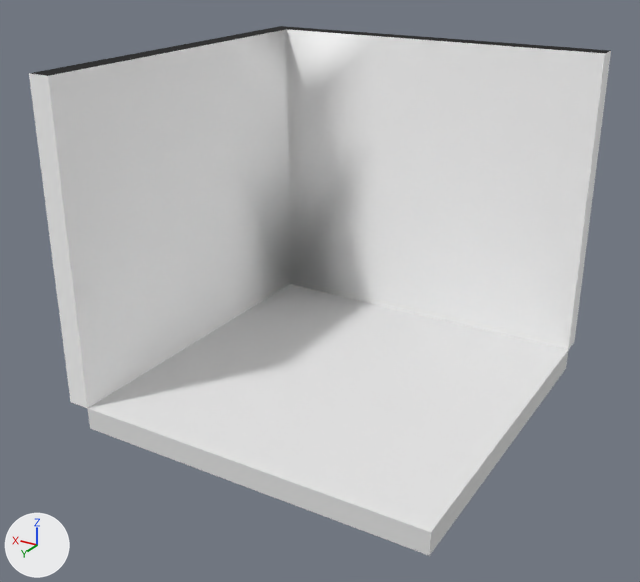
Before and after pictures for a commit that changed the FBX model GameDesignTifa/Assets/_GameDesignTifa/FBX/Map/Corner3.fbx.
The view is the same before and after, from a 50 mm lens placed at (-4.36, 7.78, 4.89), pointed at (0.2, 0.18, 1.09). The axes (+X, +Y, +Z) are drawn at lower left. The lights are the same throughout.

The first picture shows 'Corner3'.
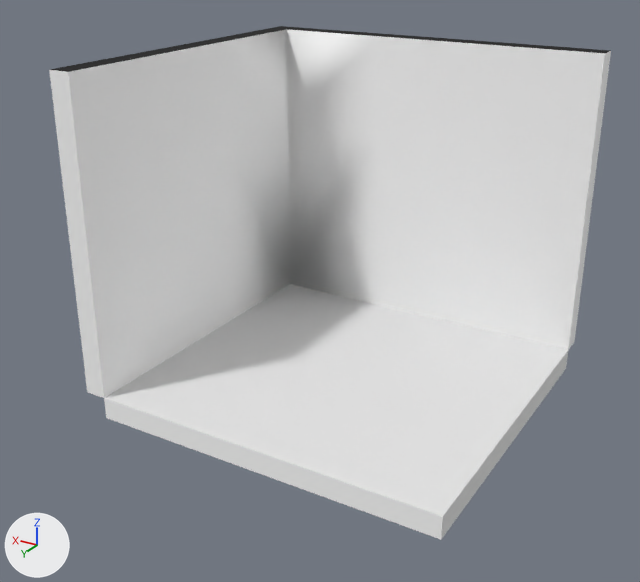
The newer file is also turned or shifted as a whole; pictures and numbers use the older file's frame.

Where the change shows, as pixel boxes (x1, y1, x2, y2) in the pictures (640 x 582 px; the box of a moved part takes in the faces that stretch with it):
'Corner3', reshaped
    before: (29, 26, 611, 556)
    after: (49, 26, 611, 539)
part 1 of me_cube_015, moved or reshaped
    before: (29, 55, 568, 556)
    after: (49, 55, 568, 539)
part 2 of me_cube_015, recoloured
    before: (88, 409, 431, 555)
    after: (104, 398, 443, 539)

What changed in the scene script:
```text
Change me_cube_015:
    used by ob_corner3; location = (0.0, 0.0, 0.0)
    remove me_cube_015.from_pydata(...)  # 53 vertices, 54 faces; spans x -2.0..2.25, y -2.25..2.0, z -0.25..3.5
    add me_cube_015.from_pydata(...)  # 53 vertices, 54 faces; spans x -2.0..2.25, y -2.25..1.75, z -0.25..3.5
    me_cube_015 part 1: all 9 vertices in x -2.0..2.25, y 2.0, z -0.25..3.5 are moved by (0.0, -0.25, 0.0)
    me_cube_015 part 2: 1 face spanning x -2.0..2.0, y 1.75, z -0.25..0.0 switches from mat_floor (white #e7e7e7) to mat_wall (white #ffffff)
```
